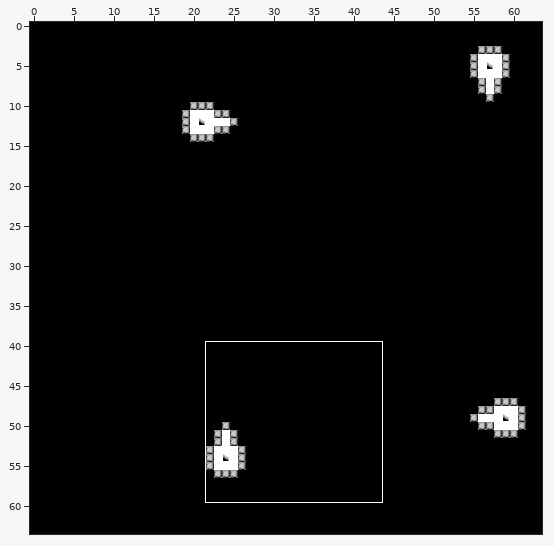
A Tiled map gets an edit: assets/sketch-1-underworld.tmx. Above, an overview of the earlier version with the close-up marked.
Close-up. Before the edit:
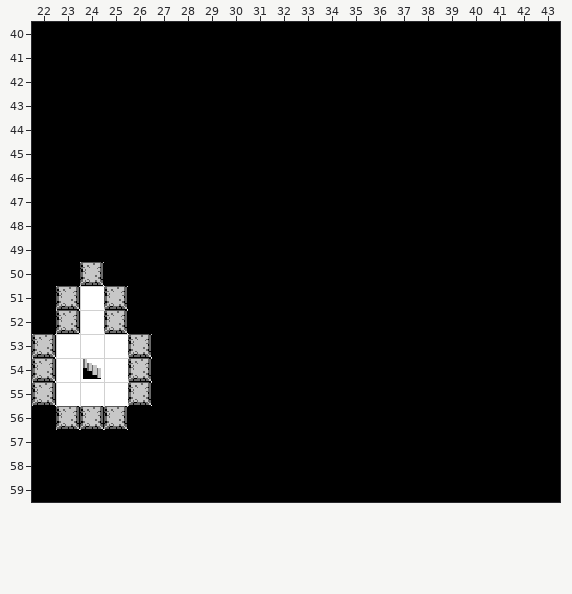
Cells are 16x16 px. Shown: x 22..43, y 40..59. The commit also changed other parts of the map, which this record leaves out.
New version:
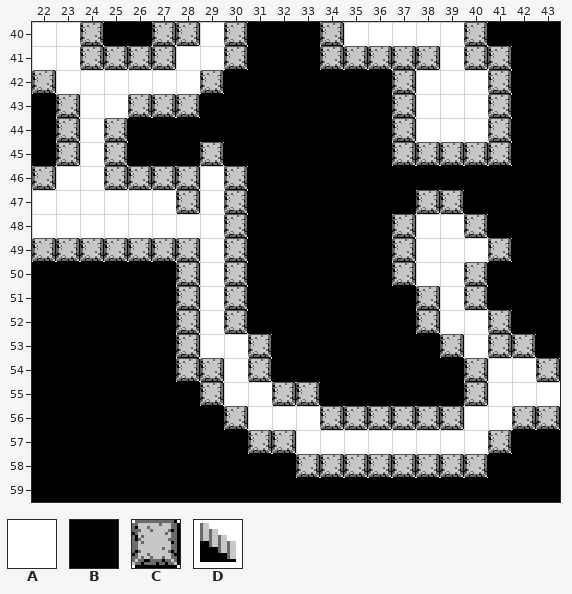
Key: from "valley-graphics-16x16-dungeon": A 0, B 2, C 3, D 12.
_ is an empty cell, . an unchanged one.
Changes in this commit:
--- layer "Tile Layer 1"
@@ x 22..43 @@
-40 BBB..BBBB...BBBBBBB...
-41 BBBBBBBBB...BBBBBBBB..
-42 BBBBBBBB.......BBBBB..
-43 .BBBBBB........BBBBB..
-44 .BBB...........BBBBB..
-45 .BBB...B.......BBBBB..
-46 BBBBBBBBB.............
-47 BBBBBBBBB.......BB....
-48 BBBBBBBBB......BBBB...
-49 BBBBBBBBB......BBBBB..
-50 ..C...BBB......BBBB...
-51 .CAC..BBB.......BBB...
-52 .CAC..BBB.......BBBB..
-53 CAAAC.BBBB.......BBBB.
-54 CADAC.BBBB........BBBB
-55 CAAAC..BBBBB......BBBB
-56 .CCC....BBBBBBBBBBBBBB
-57 .........BBBBBBBBBBB..
-58 ...........BBBBBBBB...
+40 AAC..CCAC...CAAAAAC...
+41 AACCCCAAC...CCCCCACC..
+42 CAAAAAAC.......CAAAC..
+43 .CAACCC........CAAAC..
+44 .CAC...........CAAAC..
+45 .CAC...C.......CCCCC..
+46 CAACCCCAC.............
+47 AAAAAACAC.......CC....
+48 AAAAAAAAC......CAAC...
+49 CCCCCCCAC......CAAAC..
+50 ..B...CAC......CAAC...
+51 .BBB..CAC.......CAC...
+52 .BBB..CAC.......CAAC..
+53 BBBBB.CAAC.......CACC.
+54 BBBBB.CCAC........CAAC
+55 BBBBB..CAACC......CAAA
+56 .BBB....CAAACCCCCCAACC
+57 .........CCAAAAAAAAC..
+58 ...........CCCCCCCC...
Where, in picture pixels (left, top, right, bottom), the same in both close-ups:
changed: (32, 22, 560, 478)
